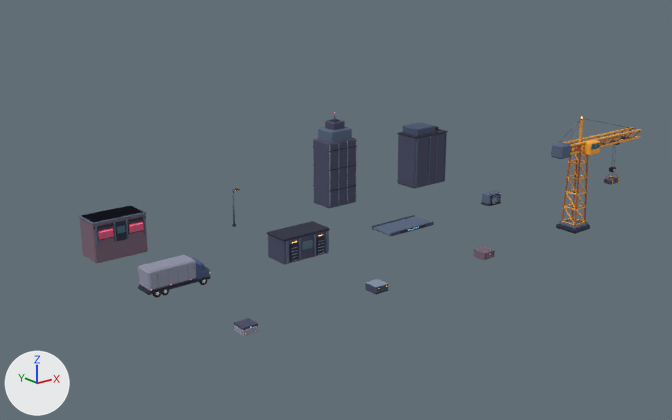
What one commit did to the Blender file art/blender/vape_cabal_skyline.blend.
Rendered twice from a 50 mm camera at (-51.0, -79.5, 43.3) aimed at (31.0, 23.0, 2.3). Every picture has the same lights, and +X, +Y and +Z are marked at lower left. The older version comes first.

Objects in the first picture: 'skyline_canopy', 'skyline_crane', 'skyline_depot', 'skyline_shop', 'skyline_slab', 'skyline_tower', 'skyline_trailer' and 6 more.
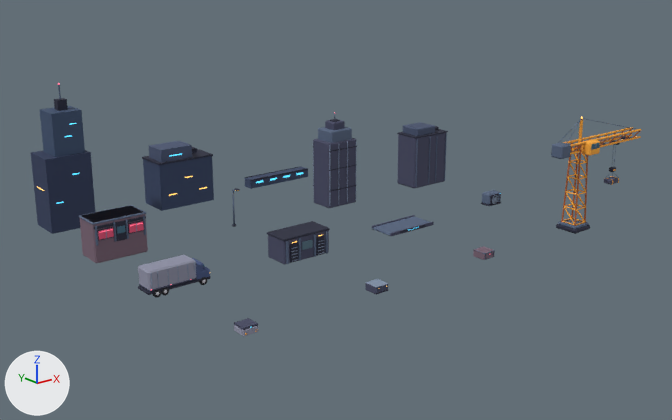
Edits to the scene script, one JSON object a line:
```json
{"op": "add", "block": "me_skyline_skybridge", "code": ["me_skyline_skybridge = bpy.data.meshes.new('skyline_skybridge')", "me_skyline_skybridge.from_pydata(...)  # 88 vertices, 66 faces; spans x -6.0..6.0, y -0.97..0.97, z 0.0..1.56", "# faces by material slot: [18, 48]", "me_skyline_skybridge.materials.append(mat_cartoon_kit)", "me_skyline_skybridge.materials.append(mat_campaign_glow_skyline_cyan)"]}
{"op": "add", "block": "me_skyline_midrise", "code": ["me_skyline_midrise = bpy.data.meshes.new('skyline_midrise')", "me_skyline_midrise.from_pydata(...)  # 96 vertices, 72 faces; spans x -4.8..4.8, y -2.75..2.75, z 0.0..9.5", "# faces by material slot: [24, 12, 36]", "me_skyline_midrise.materials.append(mat_cartoon_kit)", "me_skyline_midrise.materials.append(mat_campaign_glow_skyline_cyan)", "me_skyline_midrise.materials.append(mat_campaign_glow_skyline_amber)"]}
{"op": "add", "block": "me_skyline_spire", "code": ["me_skyline_spire = bpy.data.meshes.new('skyline_spire')", "me_skyline_spire.from_pydata(...)  # 120 vertices, 90 faces; spans x -3.4..3.4, y -2.7..2.7, z 0.0..21.0", "# faces by material slot: [24, 48, 12, 6]", "me_skyline_spire.materials.append(mat_cartoon_kit)", "me_skyline_spire.materials.append(mat_campaign_glow_skyline_cyan)", "me_skyline_spire.materials.append(mat_campaign_glow_skyline_amber)", "me_skyline_spire.materials.append(mat_campaign_glow_skyline_coral)"]}
{"op": "add", "block": "ob_skyline_skybridge", "code": ["ob_skyline_skybridge = bpy.data.objects.new('skyline_skybridge', me_skyline_skybridge)", "ob_skyline_skybridge.parent = ob_skyline_skybridge___editable_prop", "ob_skyline_skybridge.location = (0.0, 0.0, 0.0)"]}
{"op": "add", "block": "ob_skyline_skybridge___editable_prop", "code": ["ob_skyline_skybridge___editable_prop = bpy.data.objects.new('skyline_skybridge | Editable prop', None)", "ob_skyline_skybridge___editable_prop.location = (38.0, 48.0, 0.0)"]}
{"op": "add", "block": "ob_skyline_midrise", "code": ["ob_skyline_midrise = bpy.data.objects.new('skyline_midrise', me_skyline_midrise)", "ob_skyline_midrise.parent = ob_skyline_midrise___editable_prop", "ob_skyline_midrise.location = (0.0, 0.0, 0.0)"]}
{"op": "add", "block": "ob_skyline_midrise___editable_prop", "code": ["ob_skyline_midrise___editable_prop = bpy.data.objects.new('skyline_midrise | Editable prop', None)", "ob_skyline_midrise___editable_prop.location = (19.0, 48.0, 0.0)"]}
{"op": "add", "block": "ob_skyline_spire", "code": ["ob_skyline_spire = bpy.data.objects.new('skyline_spire', me_skyline_spire)", "ob_skyline_spire.parent = ob_skyline_spire___editable_prop", "ob_skyline_spire.location = (0.0, 0.0, 0.0)"]}
{"op": "add", "block": "ob_skyline_spire___editable_prop", "code": ["ob_skyline_spire___editable_prop = bpy.data.objects.new('skyline_spire | Editable prop', None)", "ob_skyline_spire___editable_prop.location = (0.0, 48.0, 0.0)"]}
```

What differs and where, as boxes (x1, y1, x2, y2) in the pictures (672 x 420 px):
```json
{"object": "skyline_spire", "change": "added", "after": [31, 83, 95, 234], "on screen": "blue", "faces in mat_cartoon_kit": [31, 85, 95, 234]}
{"object": "skyline_midrise", "change": "added", "after": [142, 141, 214, 211], "on screen": "blue", "faces in mat_cartoon_kit": [142, 141, 214, 211]}
{"object": "skyline_skybridge", "change": "added", "after": [244, 166, 308, 189], "on screen": "blue", "faces in mat_cartoon_kit": [244, 166, 308, 189]}
```
